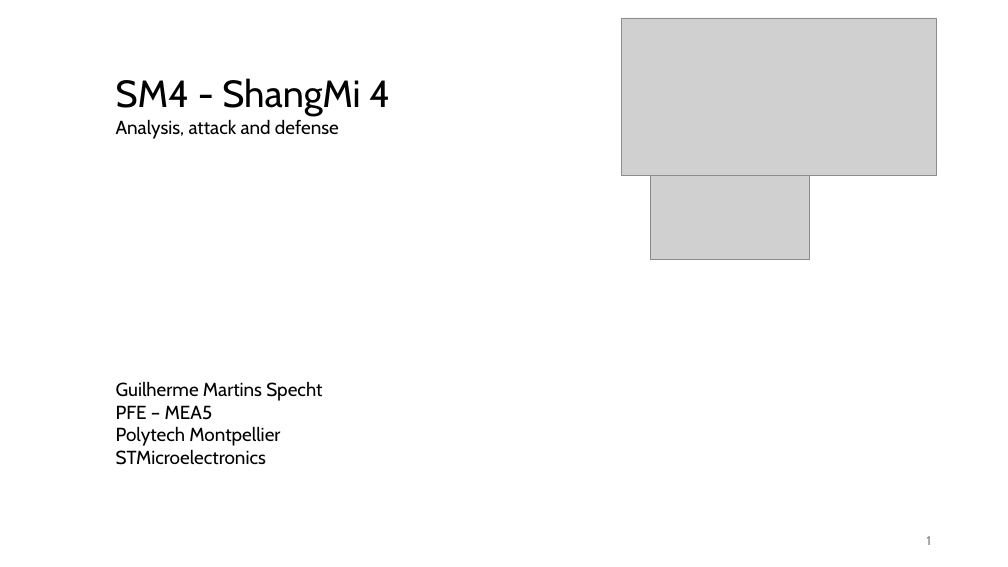
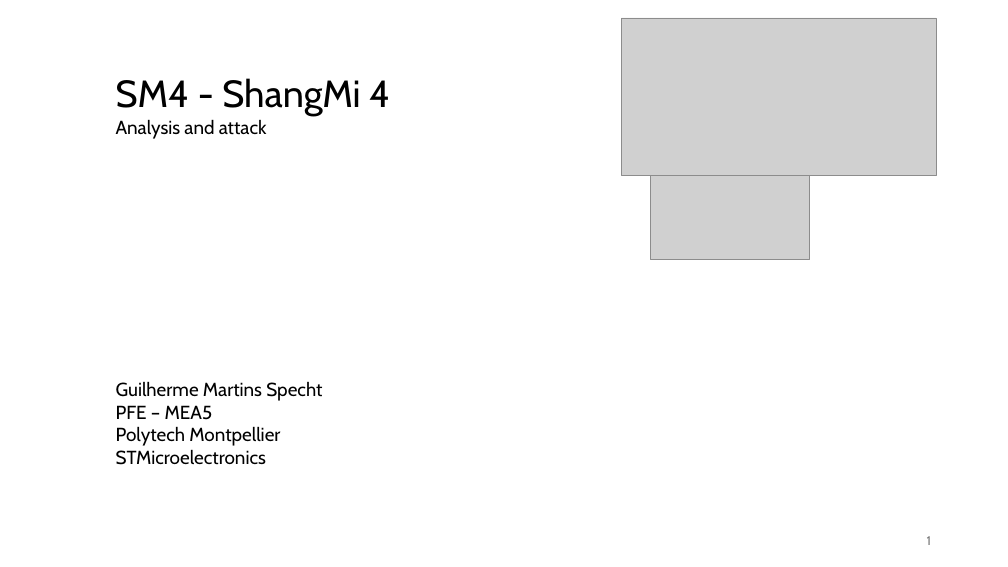
Before and after one commit to Specht1000/PFE-SM4-Fault-Injection, a slide deck: slide 1 of docs/Apresentation_PFE.pptx. Drawn at 1008x567 pixels with LibreOffice and Linux fonts; fonts in the diff are those of the drawing; grey boxes stand for pictures. Boxes give left, top, right and bottom in pixels: in the first picture for what was removed or moved away, otherwise in the second. Text is boxed around its words. In the diff, an @@ line names an element or a change of style, - is before the commit and + after.

```diff
--- a/docs/Apresentation_PFE.pptx
+++ b/docs/Apresentation_PFE.pptx
@@ text at box(116, 119, 267, 139): text changed @@
-Analysis, attack and defense
+Analysis and attack
```
Also in this commit, not shown: 2 other slides changed, 1 slide added, 12 other files.
